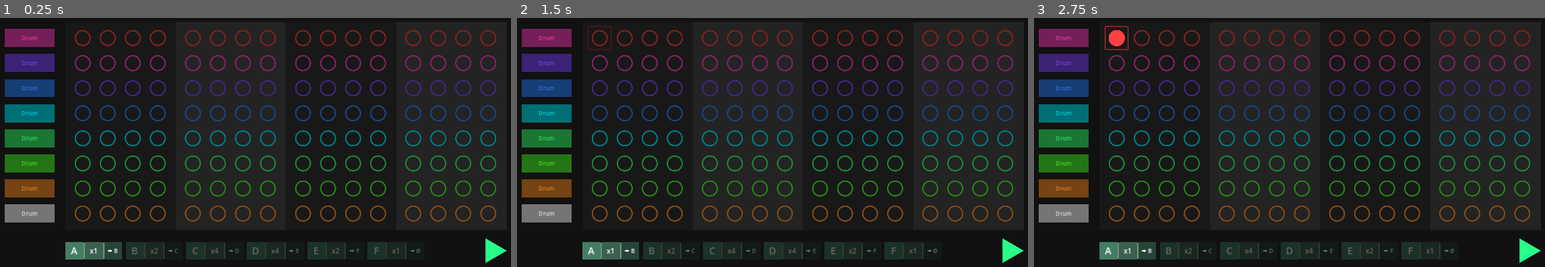
Above: before the commit, frames 1-3 (left to right).
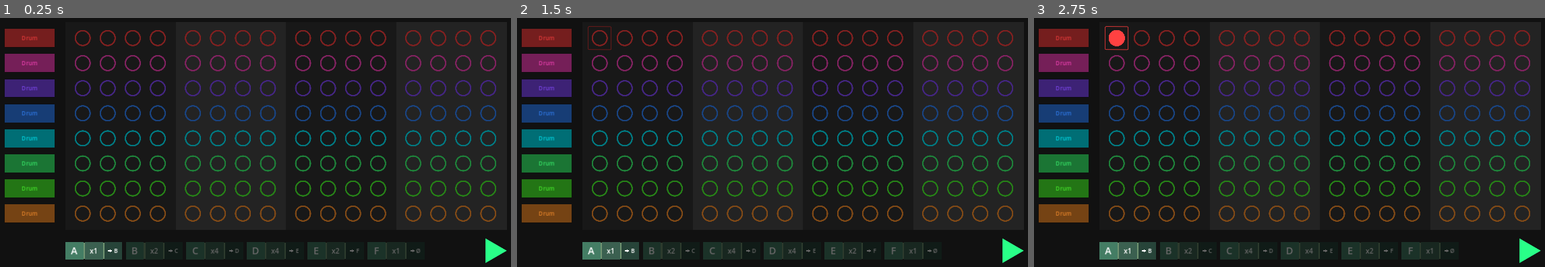
Above: after the commit, the same moments.

Repository: JulienToumieh/bsteppr
Game: Godot game, scene res://main.tscn
Same seed, same stepped clock (60 frames per second), same inputs: the game is played once before the commit and once after it.
Inputs (mouse positions are in pixels of both pictures, inside the frame that each line leads up to):
- Up to frame 1 (0.25 s): no input
- Up to frame 2 (1.5 s): click (598, 37) at 0.52 s; click (598, 37) at 1.27 s
- Up to frame 3 (2.75 s): click (1115, 37) at 2.02 s

The runs differ from the first frame. In frame 1, 5.7% of the frame differs, in the area x 0-11%, y 4-83%; in frame 2, 5.7%; in frame 3, 5.7%.

Commit message:
Fixed instrument colors

Diff:
--- a/components/instrument_row.gd
+++ b/components/instrument_row.gd
@@ -3,14 +3,14 @@
 @export var instrumentID = 0
 
 func _ready():
-	if instrumentID == 0: modulate = Color("FF4141")
-	if instrumentID == 1: modulate = Color("FF44BF")
-	if instrumentID == 2: modulate = Color("854BFF")
-	if instrumentID == 3: modulate = Color("3385FF")
-	if instrumentID == 4: modulate = Color("00F0FF")
-	if instrumentID == 5: modulate = Color("3CFF72")
-	if instrumentID == 6: modulate = Color("4CFF2F")
-	if instrumentID == 7: modulate = Color("#FF922D")
+	if instrumentID == 1: modulate = Color("FF4141")
+	if instrumentID == 2: modulate = Color("FF44BF")
+	if instrumentID == 3: modulate = Color("854BFF")
+	if instrumentID == 4: modulate = Color("3385FF")
+	if instrumentID == 5: modulate = Color("00F0FF")
+	if instrumentID == 6: modulate = Color("3CFF72")
+	if instrumentID == 7: modulate = Color("4CFF2F")
+	if instrumentID == 8: modulate = Color("#FF922D")
 
 
 func _process(delta):
